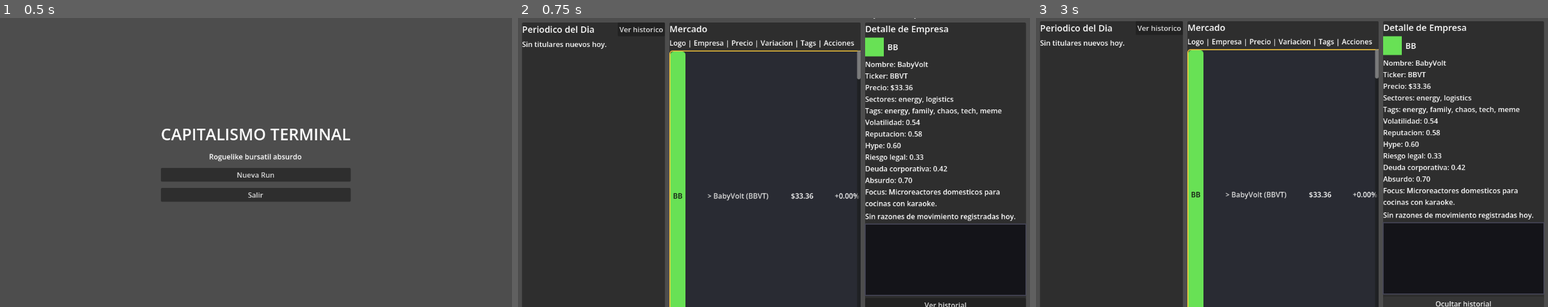
Above: before the commit, frames 1-3 (left to right).
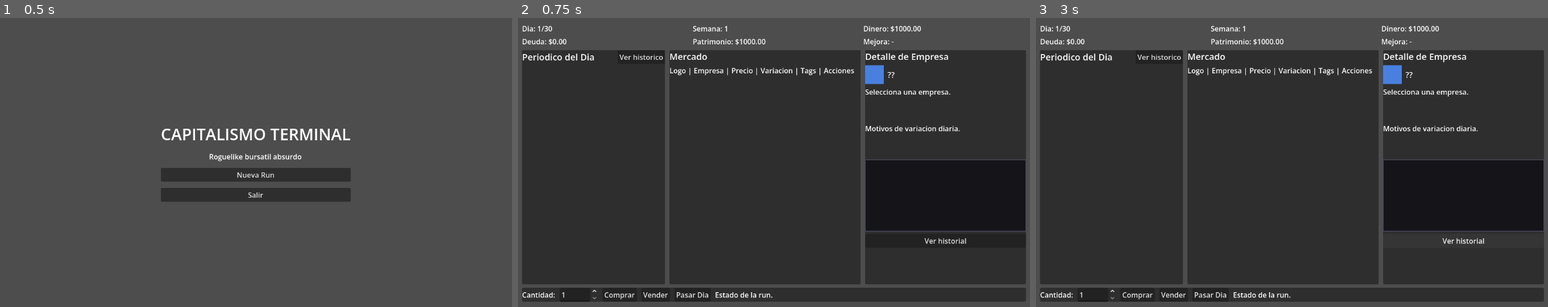
Above: after the commit, the same moments.

Repository: DewBlack/terminal-capitalism
Game: Godot game, scene res://scenes/main/main.tscn
The game is run twice, just before and just after one commit, with the same random seed, the same clock (stepped at 60 frames per second) and the same inputs.
Inputs (mouse positions are in pixels of both pictures, inside the frame that each line leads up to):
- Up to frame 1 (0.5 s): no input
- Up to frame 2 (0.75 s): click "Nueva Run" at 0.5 s
- Up to frame 3 (3 s): click "Ver historico" at 1.25 s; click (1256, 194) at 2 s, where only the run before the commit has a clickable "> BabyVolt (BBVT)"; click "Ver historial" at 2.75 s

Frame 1 is identical in both runs. In frame 2, 30% of the frame differs, in the area x 0-100%, y 0-100%; in frame 3, 31%, in the area x 0-100%, y 1-100%.
Error after the commit: Parse Error: Cannot infer the type of "history_entries" variable because the value doesn't have a set type. (res://scripts/ui/ui_manager.gd:218)

Commit message:
Balance and weekly activity systems update

Diff:
--- a/scripts/ui/ui_manager.gd
+++ b/scripts/ui/ui_manager.gd
@@ -6,6 +6,7 @@
 signal end_day_requested
 signal return_to_menu_requested
 signal weekly_upgrade_selected(upgrade_id: String)
+signal weekly_recap_closed
 
 var _run_manager: RunManager
 var _player_portfolio: PlayerPortfolio
@@ -15,6 +16,7 @@
 
 var _selected_ticker: String = ""
 var _history_visible: bool = false
+var _news_history_visible: bool = false
 var _last_status_message: String = ""
 
 @onready var _day_label: Label = $MainMargin/MainVBox/HeaderBar/DayLabel
@@ -24,6 +26,8 @@
 @onready var _net_worth_label: Label = $MainMargin/MainVBox/HeaderBar/NetWorthLabel
 @onready var _upgrade_label: Label = $MainMargin/MainVBox/HeaderBar/UpgradeLabel
 
+@onready var _news_title: Label = $MainMargin/MainVBox/BodySplit/NewsPanel/NewsVBox/NewsTopRow/NewsTitle
+@onready var _news_history_button: Button = $MainMargin/MainVBox/BodySplit/NewsPanel/NewsVBox/NewsTopRow/NewsHistoryButton
 @onready var _news_content: VBoxContainer = $MainMargin/MainVBox/BodySplit/NewsPanel/NewsVBox/NewsScroll/NewsContent
 @onready var _market_rows: VBoxContainer = $MainMargin/MainVBox/BodySplit/CenterSplit/MarketPanel/MarketVBox/MarketScroll/MarketRows
 @onready var _company_details_label: Label = $MainMargin/MainVBox/BodySplit/CenterSplit/DetailsPanel/DetailsVBox/CompanyDetailsLabel
@@ -47,6 +51,10 @@
 @onready var _upgrade_choice_panel: PanelContainer = $UpgradeChoicePanel
 @onready var _upgrade_subtitle: Label = $UpgradeChoicePanel/UpgradeCenter/UpgradeVBox/UpgradeSubtitle
 @onready var _upgrade_options: VBoxContainer = $UpgradeChoicePanel/UpgradeCenter/UpgradeVBox/UpgradeOptions
+@onready var _weekly_recap_panel: PanelContainer = $WeeklyRecapPanel
+@onready var _weekly_recap_title: Label = $WeeklyRecapPanel/RecapCenter/RecapVBox/RecapTitle
+@onready var _weekly_recap_body: RichTextLabel = $WeeklyRecapPanel/RecapCenter/RecapVBox/RecapBody
+@onready var _weekly_recap_continue_button: Button = $WeeklyRecapPanel/RecapCenter/RecapVBox/RecapContinueButton
 
 
 func _ready() -> void:
@@ -54,10 +62,14 @@
 	_sell_button.pressed.connect(_on_sell_button_pressed)
 	_end_day_button.pressed.connect(_on_end_day_button_pressed)
 	_history_button.pressed.connect(_on_history_button_pressed)
+	_news_history_button.pressed.connect(_on_news_history_button_pressed)
 	_back_to_menu_button.pressed.connect(_on_back_to_menu_pressed)
+	_weekly_recap_continue_button.pressed.connect(_on_weekly_recap_continue_pressed)
 	_end_run_panel.visible = false
 	_upgrade_choice_panel.visible = false
+	_weekly_recap_panel.visible = false
 	_history_text.visible = false
+	_refresh_news_panel_header()
 
 
 func bind_managers(
@@ -74,6 +86,7 @@
 	_upgrade_manager = upgrade_manager
 
 	_connect_manager_signals()
+	_news_history_visible = false
 	refresh_all_ui("Run preparada. Elige una empresa y empieza a operar.")
 
 
@@ -97,6 +110,7 @@
 
 func show_run_end(title: String, description: String) -> void:
 	hide_weekly_upgrade_choices()
+	hide_weekly_recap()
 	_end_run_panel.visible = true
 	_end_run_title.text = title
 	_end_run_description.text = description
@@ -139,8 +153,22 @@
 
 func hide_weekly_upgrade_choices() -> void:
 	_upgrade_choice_panel.visible = false
-	_set_action_buttons_enabled(true)
+	if not _weekly_recap_panel.visible and not _end_run_panel.visible:
+		_set_action_buttons_enabled(true)
 	_clear_container(_upgrade_options)
+
+
+func show_weekly_recap(week_index: int, summary_text: String) -> void:
+	_weekly_recap_panel.visible = true
+	_weekly_recap_title.text = "Resumen Semana %d" % week_index
+	_weekly_recap_body.text = summary_text
+	_set_action_buttons_enabled(false)
+
+
+func hide_weekly_recap() -> void:
+	_weekly_recap_panel.visible = false
+	if not _upgrade_choice_panel.visible and not _end_run_panel.visible:
+		_set_action_buttons_enabled(true)
 
 
 func _connect_manager_signals() -> void:
@@ -168,6 +196,14 @@
 
 func _update_news_panel() -> void:
 	_clear_container(_news_content)
+	_refresh_news_panel_header()
+	if _news_history_visible:
+		_update_news_history_panel()
+		return
+
+	if _run_manager.current_day <= 1:
+		_add_run_context_card()
+
 	if _news_manager.latest_headlines.is_empty():
 		var placeholder := Label.new()
 		placeholder.text = "Sin titulares nuevos hoy."
@@ -175,22 +211,81 @@
 		return
 
 	for news_event in _news_manager.latest_headlines:
-		var card_panel := PanelContainer.new()
-		card_panel.size_flags_horizontal = Control.SIZE_EXPAND_FILL
-		var card := VBoxContainer.new()
-		card.size_flags_horizontal = Control.SIZE_EXPAND_FILL
-		card.add_theme_constant_override("separation", 4)
-		var title := Label.new()
-		title.text = news_event.title
-		title.autowrap_mode = TextServer.AUTOWRAP_WORD_SMART
-		title.add_theme_color_override("font_color", Color(0.95, 0.89, 0.35))
-		var body := Label.new()
-		body.text = news_event.description
-		body.autowrap_mode = TextServer.AUTOWRAP_WORD_SMART
-		card.add_child(title)
-		card.add_child(body)
-		card_panel.add_child(card)
-		_news_content.add_child(card_panel)
+		_add_news_card(news_event.title, news_event.description, Color(0.95, 0.89, 0.35))
+
+
+func _update_news_history_panel() -> void:
+	var history_entries := _news_manager.get_news_history_entries(60)
+	if history_entries.is_empty():
+		var placeholder := Label.new()
+		placeholder.text = "Todavia no hay historico de noticias."
+		_news_content.add_child(placeholder)
+		return
+
+	for entry in history_entries:
+		var day_value := int(entry.get("day", 0))
+		var title := str(entry.get("title", "Sin titular"))
+		var description := str(entry.get("description", ""))
+		var card_title := "D%02d | %s" % [day_value, title]
+		_add_news_card(card_title, description, Color(0.80, 0.88, 0.96))
+
+
+func _add_run_context_card() -> void:
+	var context_lines: Array[String] = []
+	context_lines.append("Empresas: %s" % _company_profile_text())
+	context_lines.append("Mercado: %s" % _market_profile_text())
+	context_lines.append("Noticias: %s" % _news_profile_text())
+	_add_news_card(
+		"Briefing de run (Dia 1)",
+		"\n".join(context_lines),
+		Color(0.66, 0.93, 0.83)
+	)
+
+
+func _company_profile_text() -> String:
+	if _market_manager == null:
+		return "-"
+	return _market_manager.get_run_company_profile_text()
+
+
+func _market_profile_text() -> String:
+	if _market_manager == null:
+		return "-"
+	return _market_manager.get_run_regime_text()
+
+
+func _news_profile_text() -> String:
+	if _news_manager == null:
+		return "-"
+	return _news_manager.get_run_news_profile_text()
+
+
+func _add_news_card(title_text: String, body_text: String, title_color: Color) -> void:
+	var card_panel := PanelContainer.new()
+	card_panel.size_flags_horizontal = Control.SIZE_EXPAND_FILL
+	var card := VBoxContainer.new()
+	card.size_flags_horizontal = Control.SIZE_EXPAND_FILL
+	card.add_theme_constant_override("separation", 4)
+	var title := Label.new()
+	title.text = title_text
+	title.autowrap_mode = TextServer.AUTOWRAP_WORD_SMART
+	title.add_theme_color_override("font_color", title_color)
+	var body := Label.new()
+	body.text = body_text
+	body.autowrap_mode = TextServer.AUTOWRAP_WORD_SMART
+	card.add_child(title)
+	card.add_child(body)
+	card_panel.add_child(card)
+	_news_content.add_child(card_panel)
+
+
+func _refresh_news_panel_header() -> void:
+	if _news_history_visible:
+		_news_title.text = "Historico de Noticias"
+		_news_history_button.text = "Ver hoy"
+		return
+	_news_title.text = "Periodico del Dia"
+	_news_history_button.text = "Ver historico"
 
 
 func _update_market_table() -> void:
@@ -338,6 +433,16 @@
 	emit_signal("end_day_requested")
 
 
+func _on_news_history_button_pressed() -> void:
+	_news_history_visible = not _news_history_visible
+	refresh_all_ui()
+
+
+func _on_weekly_recap_continue_pressed() -> void:
+	hide_weekly_recap()
+	emit_signal("weekly_recap_closed")
+
+
 func _on_history_button_pressed() -> void:
 	_history_visible = not _history_visible
 	_history_button.text = "Ocultar historial" if _history_visible else "Ver historial"
